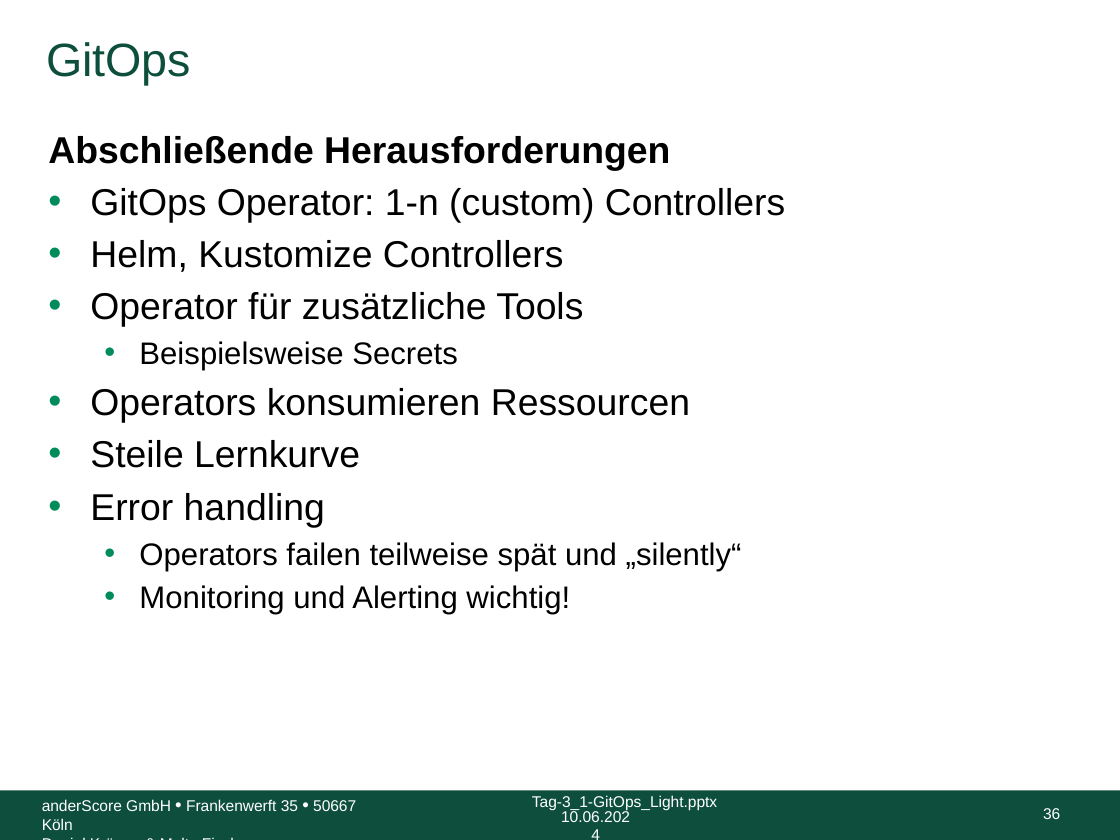
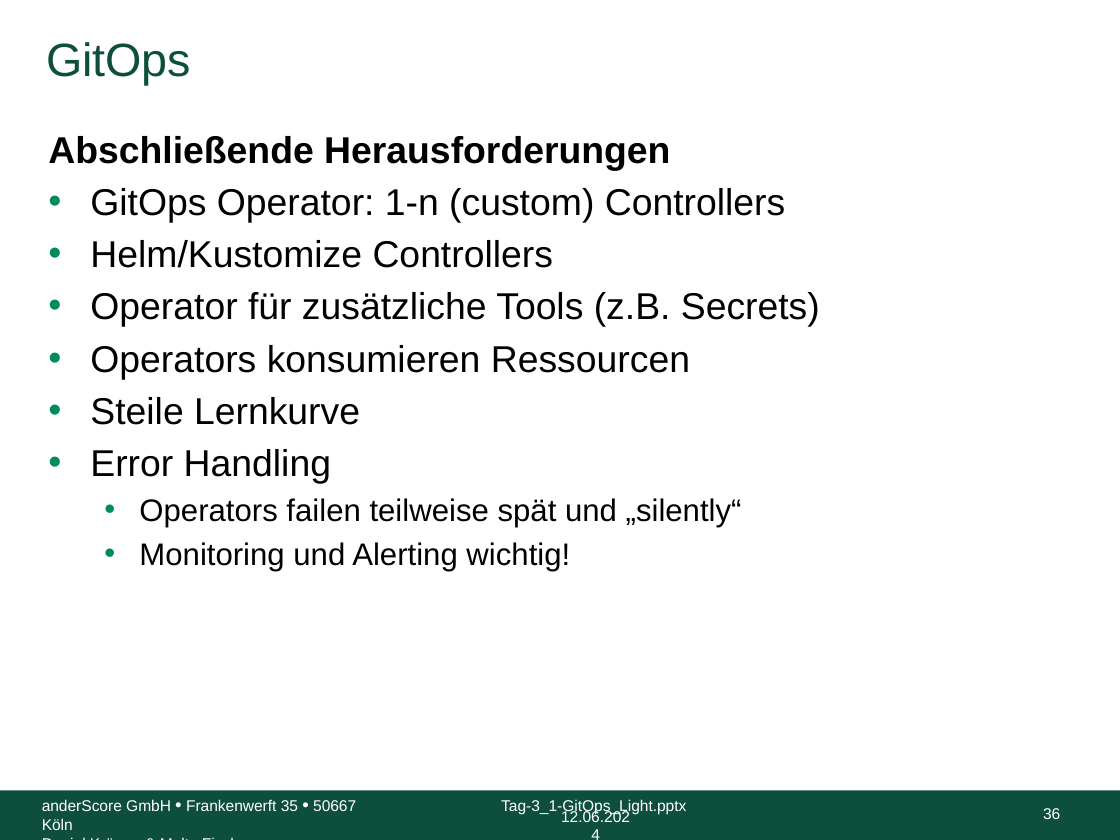
Before and after one commit to anderscore-gmbh/gitlab, a slide deck: slide 36 of slides/Tag-3_1-GitOps_Light.pptx. Drawn at 1120x840 pixels with LibreOffice and Linux fonts; fonts in the diff are those of the drawing; background and template pictures are left out. Boxes give left, top, right and bottom in pixels: in the first picture for what was removed or moved away, otherwise in the second. Text is boxed around its words. In the diff, an @@ line names an element or a change of style, - is before the commit and + after.

```diff
--- a/slides/Tag-3_1-GitOps_Light.pptx
+++ b/slides/Tag-3_1-GitOps_Light.pptx
@@ text at box(90, 240, 820, 327): text changed @@
-• Helm, Kustomize Controllers
-• Operator für zusätzliche Tools
-  • Beispielsweise Secrets
+• Helm/Kustomize Controllers
+• Operator für zusätzliche Tools (z.B. Secrets)
@@ text at box(90, 449, 331, 484): text changed @@
-• Error handling
+• Error Handling
@@ text "Tag-3_1-GitOps_Light.pptx": place and size @@
-text "Tag-3_1-GitOps_Light.pptx" at box(532, 795, 717, 811)
+text "Tag-3_1-GitOps_Light.pptx" at box(501, 799, 686, 814)
@@ text at box(561, 809, 630, 822): text changed @@
-10.06.2024
+12.06.2024
```
Also in this commit, not shown: 35 other slides changed.
